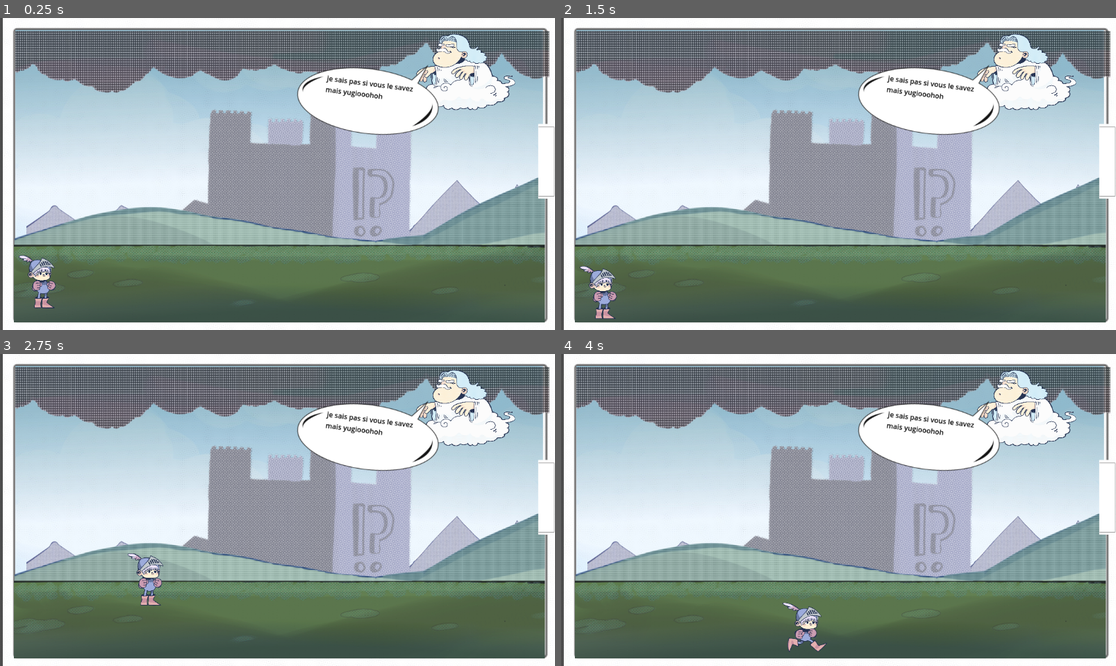
Above: before the commit, frames 1-4 (two rows, left to right).
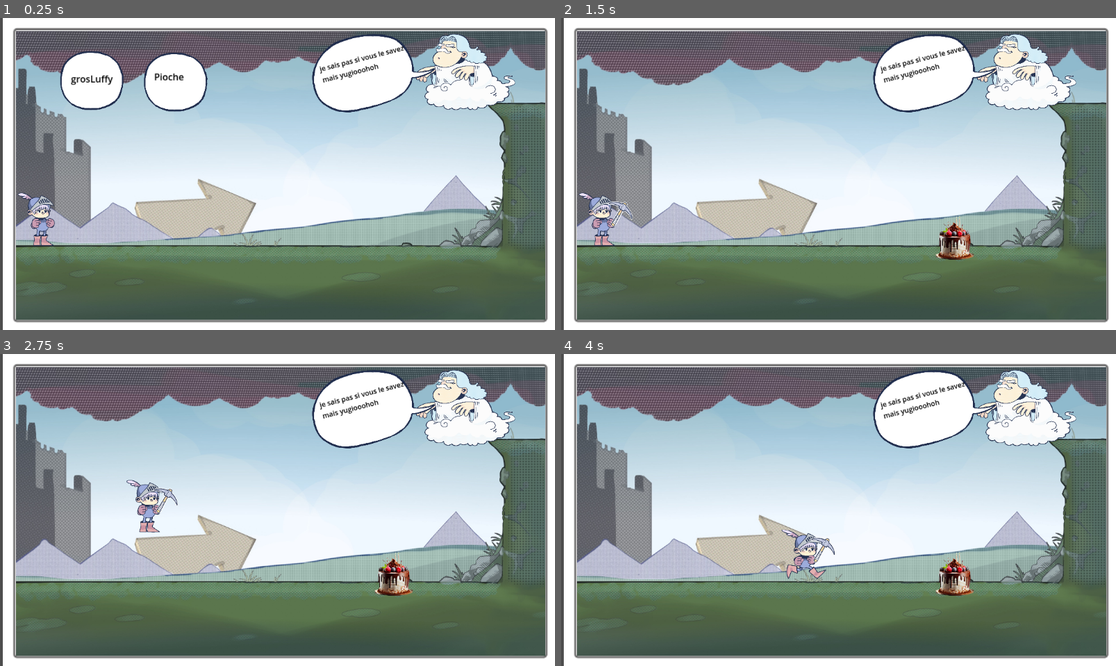
Above: after the commit, the same moments.

Repository: Iniang45/jam
Game: Godot game, scene res://Scenes/Main/main.tscn
The game is run twice, just before and just after one commit, with the same random seed, the same clock (stepped at 60 frames per second) and the same inputs.
Inputs (mouse positions are in pixels of both pictures, inside the frame that each line leads up to):
- Up to frame 1 (0.25 s): no input
- Up to frame 2 (1.5 s): click (699, 92) at 0.52 s; click (649, 80) at 1.25 s, where only the run after the commit has a clickable "grosLuffy"
- Up to frame 3 (2.75 s): move the mouse to (399, 494) at 2.02 s; hold D (Right) from 2.03 s (still down); click (399, 494) at 2.1 s; tap Space (Jump) at 2.27 s
- Up to frame 4 (4 s): move the mouse to (727, 525) at 2.77 s; release D (Right) at 2.78 s; hold W (Down) 2.78-3.53 s; click (727, 525) at 2.85 s; tap Space (Jump) at 3.02 s; move the mouse to (894, 441) at 3.52 s; hold D (Right) from 3.53 s (still down); click (894, 441) at 3.6 s

The runs differ from the first frame. In frame 1, 42% of the frame differs, in the area x 2-100%, y 3-98%; in frame 2, 40%; in frame 3, 40%; in frame 4, 40%.

Commit message:
ultimate push

Diff:
--- a/Scenes/Bd/control.gd
+++ b/Scenes/Bd/control.gd
@@ -2,7 +2,7 @@
 @onready var touche = false
 # Called when the node enters the scene tree for the first time.
 func _ready() -> void:
-	pass # Replace with function body.
+	$Player/PlayerSprite.animation = "idle"
 
 
 # Called every frame. 'delta' is the elapsed time since the previous frame.
--- a/Scenes/Item/Pioche/Pioche.tscn
+++ b/Scenes/Item/Pioche/Pioche.tscn
@@ -1,48 +1,52 @@
-[gd_scene load_steps=6 format=3 uid="uid://drs1w0hshmjl0"]
+[gd_scene load_steps=5 format=3 uid="uid://drs1w0hshmjl0"]
 
-[ext_resource type="Texture2D" uid="uid://bjfaub21bbiv1" path="res://Iron_Pickaxe_JE3_BE2.webp" id="1_0radm"]
-[ext_resource type="Texture2D" uid="uid://blk3auwmgfq1m" path="res://pioche2-removebg-preview.png" id="2_qe8ey"]
-
-[sub_resource type="AtlasTexture" id="AtlasTexture_emj2y"]
-atlas = ExtResource("1_0radm")
-region = Rect2(0, 0, 160, 160)
+[ext_resource type="Texture2D" uid="uid://kxn4b2jqkdjw" path="res://Sprite/PIOCHE.png" id="1_5g0ws"]
+[ext_resource type="Texture2D" uid="uid://cuqcxd33n8v3u" path="res://Sprite/PIOCHE2-removebg-preview.png" id="2_6783f"]
 
 [sub_resource type="SpriteFrames" id="SpriteFrames_y1oon"]
 animations = [{
 "frames": [{
 "duration": 1.0,
-"texture": SubResource("AtlasTexture_emj2y")
+"texture": ExtResource("1_5g0ws")
 }, {
 "duration": 1.0,
-"texture": ExtResource("2_qe8ey")
+"texture": ExtResource("2_6783f")
 }, {
 "duration": 1.0,
-"texture": SubResource("AtlasTexture_emj2y")
+"texture": ExtResource("1_5g0ws")
 }, {
 "duration": 1.0,
-"texture": ExtResource("2_qe8ey")
+"texture": ExtResource("2_6783f")
 }, {
 "duration": 1.0,
-"texture": SubResource("AtlasTexture_emj2y")
+"texture": ExtResource("1_5g0ws")
+}, {
+"duration": 1.0,
+"texture": ExtResource("2_6783f")
+}, {
+"duration": 1.0,
+"texture": ExtResource("1_5g0ws")
 }],
 "loop": false,
 "name": &"default",
-"speed": 5.0
+"speed": 3.0
 }]
 
 [sub_resource type="CapsuleShape2D" id="CapsuleShape2D_6tw2g"]
-radius = 70.2538
-height = 144.499
+radius = 20.757
+height = 129.376
 
 [node name="Pioche" type="Area2D"]
 
 [node name="Sprite2D" type="AnimatedSprite2D" parent="."]
 position = Vector2(-1, 2)
+scale = Vector2(0.5, 0.5)
 sprite_frames = SubResource("SpriteFrames_y1oon")
-frame = 1
-frame_progress = 0.628287
+frame = 6
+frame_progress = 1.0
+flip_h = true
 
 [node name="CollisionShape2D" type="CollisionShape2D" parent="."]
-position = Vector2(0, 3)
+position = Vector2(3, -16)
 rotation = -0.842994
 shape = SubResource("CapsuleShape2D_6tw2g")
--- /dev/null
+++ b/Scenes/Main/grosluffy_bulle.tscn
@@ -0,0 +1,26 @@
+[gd_scene load_steps=2 format=3 uid="uid://07ti4h3yjr4t"]
+
+[ext_resource type="Texture2D" uid="uid://xgwd4b5ieil6" path="res://Sprite/BULLE RONDE.png" id="1_d1csh"]
+
+[node name="grosluffyBulle" type="TextureButton"]
+anchors_preset = 15
+anchor_right = 1.0
+anchor_bottom = 1.0
+offset_left = 409.0
+offset_top = 75.0
+offset_right = 1305.0
+offset_bottom = 1475.0
+grow_horizontal = 2
+grow_vertical = 2
+scale = Vector2(0.15, 0.15)
+texture_normal = ExtResource("1_d1csh")
+
+[node name="Label" type="Label" parent="."]
+layout_mode = 0
+offset_left = 613.333
+offset_top = 853.333
+offset_right = 686.333
+offset_bottom = 876.333
+scale = Vector2(12, 12)
+theme_override_colors/font_color = Color(0, 0, 0, 1)
+text = "grosLuffy"
--- /dev/null
+++ b/Scenes/Main/main.gd
@@ -0,0 +1,29 @@
+extends Control
+var objetPorte = ""
+
+# Called when the node enters the scene tree for the first time.
+func _ready() -> void:
+	pass # Replace with function body.
+
+
+# Called every frame. 'delta' is the elapsed time since the previous frame.
+func _process(delta: float) -> void:
+	if Input.is_action_just_pressed("use") and objetPorte == "Pioche":
+		$cadre/Player/Pioche/Sprite2D.play()
+
+func _on_pioche_bulle_pressed() -> void:
+	print("pioche")
+	$cadre/niveau1/piocheBulle.visible = false
+	$cadre/Player/Pioche.visible = true
+	objetPorte = "Pioche"
+
+
+func _on_grosluffy_bulle_pressed() -> void:
+	print("grosLuffy")
+	$cadre/niveau1/grosluffyBulle.visible = false
+	$cadre/niveau1/grosluffy.visible = true
+	objetPorte = "grosLuddy"
+
+
+func _on_player_ilamange() -> void:
+	$cadre/niveau1/grosluffy.visible = false
--- a/Scenes/Main/main.tscn
+++ b/Scenes/Main/main.tscn
@@ -1,19 +1,22 @@
-[gd_scene load_steps=13 format=3 uid="uid://dwo2gy8a48r18"]
+[gd_scene load_steps=14 format=3 uid="uid://dwo2gy8a48r18"]
 
+[ext_resource type="Script" path="res://Scenes/Main/main.gd" id="1_h7g0j"]
 [ext_resource type="Texture2D" uid="uid://dnj1in444uswr" path="res://Scenes/Bd/Sprites/Capture d’écran 2025-01-25 210305.png" id="1_mnbm2"]
 [ext_resource type="Script" path="res://Scenes/Main/niveau_1.gd" id="2_ll3vj"]
-[ext_resource type="Texture2D" uid="uid://d2m3oxabdvxy3" path="res://Sprite/CIEL.jpeg" id="2_vchtv"]
-[ext_resource type="Texture2D" uid="uid://dltis8ollmlj1" path="res://Sprite/GROUND.png" id="3_l7tyd"]
-[ext_resource type="Texture2D" uid="uid://cdy6phiu4ym3h" path="res://Sprite/NUAGE MENACANT.png" id="4_0dk8k"]
-[ext_resource type="Texture2D" uid="uid://bxfnligbujd0t" path="res://Sprite/CHATEAU BACKGROUND.png" id="5_w2h3f"]
-[ext_resource type="Texture2D" uid="uid://cgqdt2a1hq4k3" path="res://Sprite/PLAINE.png" id="6_0aope"]
-[ext_resource type="Texture2D" uid="uid://df7agkv2b8ajj" path="res://Sprite/MONTAGNE.png" id="7_3jof0"]
-[ext_resource type="Texture2D" uid="uid://cx5r54me0vghh" path="res://Sprite/bulleBD2.png" id="8_6e0cc"]
+[ext_resource type="Texture2D" uid="uid://hsrpqqmo50eh" path="res://Sprite/NIVEAU 2.jpeg" id="3_5qrhj"]
+[ext_resource type="Texture2D" uid="uid://b2pg12w3ngl5n" path="res://Sprite/BD BULLE.png" id="4_ot828"]
+[ext_resource type="PackedScene" uid="uid://bhjj23gnrfygc" path="res://Scenes/Main/piocheBulle.tscn" id="4_ovarf"]
+[ext_resource type="PackedScene" uid="uid://drs1w0hshmjl0" path="res://Scenes/Item/Pioche/Pioche.tscn" id="7_kj7fc"]
+[ext_resource type="PackedScene" uid="uid://pqit2ie7qbu8" path="res://Scenes/grosluffy.tscn" id="7_mdvum"]
+[ext_resource type="PackedScene" uid="uid://07ti4h3yjr4t" path="res://Scenes/Main/grosluffy_bulle.tscn" id="8_1eftr"]
 [ext_resource type="PackedScene" uid="uid://d1gbr3rmcg65y" path="res://player.tscn" id="8_ki5ua"]
 [ext_resource type="PackedScene" uid="uid://d26ciriyv0xlb" path="res://Scenes/Main/narrateur.tscn" id="9_34tiq"]
 
 [sub_resource type="RectangleShape2D" id="RectangleShape2D_k2hvy"]
 size = Vector2(38, 155)
+
+[sub_resource type="RectangleShape2D" id="RectangleShape2D_nnuhi"]
+size = Vector2(71.5, 278.5)
 
 [node name="main" type="Control"]
 layout_mode = 3
@@ -22,6 +25,7 @@
 anchor_bottom = 1.0
 grow_horizontal = 2
 grow_vertical = 2
+script = ExtResource("1_h7g0j")
 metadata/_edit_use_anchors_ = true
 metadata/_edit_horizontal_guides_ = [-321.0]
 
@@ -49,120 +53,49 @@
 grow_vertical = 2
 script = ExtResource("2_ll3vj")
 
-[node name="background" type="TextureRect" parent="cadre/niveau1"]
+[node name="piocheBulle" parent="cadre/niveau1" instance=ExtResource("4_ovarf")]
+top_level = true
+z_index = 3
+layout_mode = 1
+offset_left = 260.0
+offset_top = 30.0
+offset_right = 1156.0
+offset_bottom = 1502.0
+scale = Vector2(0.1, 0.1)
+
+[node name="TextureRect" type="TextureRect" parent="cadre/niveau1"]
 layout_mode = 1
 anchors_preset = 15
 anchor_right = 1.0
 anchor_bottom = 1.0
-offset_left = -1.0
-offset_right = 115.0
-offset_bottom = 73.0
-grow_horizontal = 2
-grow_vertical = 2
-scale = Vector2(0.9, 0.9)
-texture = ExtResource("2_vchtv")
-expand_mode = 2
-metadata/_edit_lock_ = true
-
-[node name="sol" type="TextureRect" parent="cadre/niveau1"]
-z_index = 2
-texture_filter = 1
-layout_mode = 1
-anchors_preset = 15
-anchor_right = 1.0
-anchor_bottom = 1.0
-offset_left = -4.0
-offset_top = -16.0
-offset_right = 1099.0
-offset_bottom = 632.0
+offset_top = 2.0
+offset_right = 1097.0
+offset_bottom = 604.0
 grow_horizontal = 2
 grow_vertical = 2
 scale = Vector2(0.5, 0.5)
-texture = ExtResource("3_l7tyd")
-metadata/_edit_lock_ = true
-
-[node name="nuages" type="TextureRect" parent="cadre/niveau1"]
-layout_mode = 1
-anchors_preset = 15
-anchor_right = 1.0
-anchor_bottom = 1.0
-offset_left = -1.0
-offset_top = 2.0
-offset_right = 1114.0
-offset_bottom = 904.0
-grow_horizontal = 2
-grow_vertical = 2
-scale = Vector2(0.5, 0.5)
-texture = ExtResource("4_0dk8k")
-metadata/_edit_lock_ = true
-
-[node name="chateau" type="TextureRect" parent="cadre/niveau1"]
-z_index = 1
-layout_mode = 1
-anchors_preset = 15
-anchor_right = 1.0
-anchor_bottom = 1.0
-offset_left = -699.0
-offset_top = -419.0
-offset_right = 200.0
-offset_bottom = 173.0
-grow_horizontal = 2
-grow_vertical = 2
-texture = ExtResource("5_w2h3f")
-metadata/_edit_lock_ = true
-
-[node name="montagneVertes" type="TextureRect" parent="cadre/niveau1"]
-z_index = 1
-layout_mode = 1
-anchors_preset = 15
-anchor_right = 1.0
-anchor_bottom = 1.0
-offset_left = -3.0
-offset_top = -207.0
-offset_right = 1098.0
-offset_bottom = 961.0
-grow_horizontal = 2
-grow_vertical = 2
-scale = Vector2(0.5, 0.5)
-texture = ExtResource("6_0aope")
-metadata/_edit_lock_ = true
-
-[node name="Montagne" type="TextureRect" parent="cadre/niveau1"]
-layout_mode = 1
-anchors_preset = 15
-anchor_right = 1.0
-anchor_bottom = 1.0
-offset_left = 22.0
-offset_top = -87.0
-offset_right = 1310.0
-offset_bottom = 1088.0
-grow_horizontal = 2
-grow_vertical = 2
-scale = Vector2(0.45, 0.45)
-texture = ExtResource("7_3jof0")
+texture = ExtResource("3_5qrhj")
 metadata/_edit_lock_ = true
 
 [node name="bulle" type="TextureRect" parent="cadre/niveau1"]
 z_index = 4
 layout_mode = 0
-offset_left = 578.0
-offset_top = -49.0
-offset_right = 1344.0
-offset_bottom = 610.0
-rotation = 0.125664
-scale = Vector2(0.5, 0.5)
-texture = ExtResource("8_6e0cc")
-flip_h = true
-flip_v = true
+offset_left = 514.0
+offset_top = -13.0
+offset_right = 2849.0
+offset_bottom = 2035.0
+rotation = -0.251327
+scale = Vector2(0.15, 0.15)
+texture = ExtResource("4_ot828")
 
 [node name="Label" type="Label" parent="cadre/niveau1/bulle"]
 z_index = 4
 layout_mode = 0
-offset_left = 171.504
-offset_top = 256.528
-offset_right = 409.504
-offset_bottom = 395.528
-scale = Vector2(1.8, 1.8)
+offset_left = 596.857
+offset_top = 731.411
+offset_right = 834.857
+offset_bottom = 870.411
+scale = Vector2(6, 6)
 theme_override_colors/font_color = Color(0, 0, 0, 1)
 text = "je sais pas si vous le
 savez mais y'a différents
@@ -172,27 +105,40 @@
 [node name="Area2D" type="Area2D" parent="cadre/niveau1"]
 position = Vector2(1097, 230)
 
-[node name="Sprite2D" type="Sprite2D" parent="cadre/niveau1/Area2D"]
-z_index = 3
-position = Vector2(4, 42.75)
-scale = Vector2(0.0573357, 0.463964)
-texture = ExtResource("1_mnbm2")
-
-[node name="CollisionShape2D" type="CollisionShape2D" parent="cadre/niveau1/Area2D"]
-position = Vector2(5, 42.5)
+[node name="CollisionSortie" type="CollisionShape2D" parent="cadre/niveau1/Area2D"]
+position = Vector2(-11, -107)
 shape = SubResource("RectangleShape2D_k2hvy")
 
-[node name="TextureButton" type="TextureButton" parent="cadre/niveau1"]
-layout_mode = 0
-offset_left = 176.0
-offset_top = 60.0
-offset_right = 334.0
-offset_bottom = 196.0
+[node name="CollisionMur" type="CollisionShape2D" parent="cadre/niveau1/Area2D"]
+position = Vector2(-50.75, 76.25)
+shape = SubResource("RectangleShape2D_nnuhi")
+
+[node name="grosluffy" parent="cadre/niveau1" instance=ExtResource("7_mdvum")]
+visible = false
+position = Vector2(779, 439)
+scale = Vector2(0.5, 0.5)
+
+[node name="grosluffyBulle" parent="cadre/niveau1" instance=ExtResource("8_1eftr")]
+layout_mode = 1
+offset_left = 53.0
+offset_top = 2.00001
+offset_right = 1000.0
+offset_bottom = 1452.0
+scale = Vector2(0.1, 0.1)
 
 [node name="Player" parent="cadre" instance=ExtResource("8_ki5ua")]
 z_index = 2
-position = Vector2(76, 574)
+position = Vector2(74, 471)
+
+[node name="Pioche" parent="cadre/Player" instance=ExtResource("7_kj7fc")]
+visible = false
+position = Vector2(90, -136)
 
 [node name="Narrateur" parent="cadre" instance=ExtResource("9_34tiq")]
 z_index = 3
 position = Vector2(942, 80)
+
+[connection signal="pressed" from="cadre/niveau1/piocheBulle" to="." method="_on_pioche_bulle_pressed"]
+[connection signal="area_entered" from="cadre/niveau1/grosluffy" to="cadre/Player" method="_on_grosluffy_area_entered"]
+[connection signal="pressed" from="cadre/niveau1/grosluffyBulle" to="." method="_on_grosluffy_bulle_pressed"]
+[connection signal="ilamange" from="cadre/Player" to="." method="_on_player_ilamange"]
--- a/Scenes/Main/niveau_1.gd
+++ b/Scenes/Main/niveau_1.gd
@@ -1,5 +1,5 @@
 extends Control
-
+var objetPorte = ""
 @onready var texte = $bulle/Label
 # Called when the node enters the scene tree for the first time.
 func _ready() -> void:
--- /dev/null
+++ b/Scenes/Main/piocheBulle.tscn
@@ -0,0 +1,26 @@
+[gd_scene load_steps=2 format=3 uid="uid://bhjj23gnrfygc"]
+
+[ext_resource type="Texture2D" uid="uid://xgwd4b5ieil6" path="res://Sprite/BULLE RONDE.png" id="1_6pavk"]
+
+[node name="piocheBulle" type="TextureButton"]
+anchors_preset = 15
+anchor_right = 1.0
+anchor_bottom = 1.0
+offset_left = 430.0
+offset_top = 79.0
+offset_right = 1377.0
+offset_bottom = 1529.0
+grow_horizontal = 2
+grow_vertical = 2
+scale = Vector2(0.05, 0.05)
+texture_normal = ExtResource("1_6pavk")
+
+[node name="Label" type="Label" parent="."]
+layout_mode = 0
+offset_left = 600.0
+offset_top = 780.0
+offset_right = 1530.0
+offset_bottom = 930.0
+scale = Vector2(12, 12)
+theme_override_colors/font_color = Color(0, 0, 0, 1)
+text = "Pioche"
--- a/Scenes/Player/Scripts/player.gd
+++ b/Scenes/Player/Scripts/player.gd
@@ -16,7 +16,7 @@
 @export var barrier_min_x: float = 40  # Limite gauche de la barrière
 @export var barrier_max_x: float = 1100  # Limite droite de la barrière
 @export var barrier_min_y: float = 23  # Limite supérieure de la barrière
-@export var barrier_max_y: float = 623  # Limite inférieure de la barrière
+@export var barrier_max_y: float = 471  # Limite inférieure de la barrière
 
 @export var growth_rate: float = 0.1  # Facteur de croissance
 @export var max_scale: float = 2.0  # Taille maximale du joueur
@@ -27,7 +27,7 @@
 var Last_direction: Vector2 = Vector2.ZERO
 var velocity: Vector2 = Vector2.ZERO
 var is_stopped: bool = true
-
+signal ilamange
 # Variable pour savoir si le joueur est au sol ou contre un mur
 var is_on_ground: bool = false
 var is_on_wall_left: bool = false
@@ -37,7 +37,7 @@
 var stick_instance: Area2D = null  # Référence à la ventouse active (si existante)
 
 func _ready() -> void:
-	pass
+	$PlayerSprite.animation = "idle"
 
 func _physics_process(delta: float) -> void:
 
@@ -162,3 +162,10 @@
 func _on_arbre_magique_area_exited(area: Area2D) -> void:
 	is_stopped = true #Debloque joueur
 	print("Est bloquer NON")
+
+
+func _on_grosluffy_area_entered(area: Area2D) -> void:
+	print("Le joueur mange un gâteau !")
+	$PlayerSprite.animation = "gros"
+	$PlayerSprite.play()
+	ilamange.emit()
--- a/player.tscn
+++ b/player.tscn
@@ -6,6 +6,7 @@
 [ext_resource type="Texture2D" uid="uid://bd4udq4wl7meh" path="res://Sprite/GROS CHEVALIER.png" id="3_lel7g"]
 [ext_resource type="Texture2D" uid="uid://cpnic3d8nfdx5" path="res://Sprite/JUMP.png" id="3_r6m22"]
 [ext_resource type="Texture2D" uid="uid://drmnrjrlr0yfl" path="res://Sprite/WALK.png" id="4_1w03p"]
+[ext_resource type="Texture2D" uid="uid://bjmaoba8mfinp" path="res://Sprite/GROS CHEVALIER UPDATE.png" id="4_fq2xu"]
 
 [sub_resource type="AtlasTexture" id="AtlasTexture_vinmq"]
 atlas = ExtResource("2_nithq")
@@ -52,6 +53,9 @@
 "frames": [{
 "duration": 1.0,
 "texture": ExtResource("3_lel7g")
+}, {
+"duration": 1.0,
+"texture": ExtResource("4_fq2xu")
 }],
 "loop": true,
 "name": &"gros",
@@ -111,7 +115,7 @@
 position = Vector2(10, -124)
 scale = Vector2(0.563542, 0.541667)
 sprite_frames = SubResource("SpriteFrames_je1g4")
-animation = &"idle"
+animation = &"gros"
 
 [node name="hitboxPlayer" type="CollisionShape2D" parent="."]
 position = Vector2(2, -114)
Not shown, added: Sprite/BD BULLE.png.import
Not shown, added: Sprite/BULLE RONDE.png.import
Not shown, added: Sprite/GROS CHEVALIER UPDATE.png.import
Not shown, added: Sprite/NIVEAU 1 EXEMPLE.jpeg.import
Not shown, added: Sprite/NIVEAU 2.jpeg.import
Not shown, added: Sprite/PENSEE NUAGE.png.import
Not shown, added: Sprite/PENSEE.png.import
Binary file added: Sprite/PIOCHE2-removebg-preview.png
Not shown, added: Sprite/PIOCHE2-removebg-preview.png.import
Not shown: 1 places in player.tscn that only renumber resources
